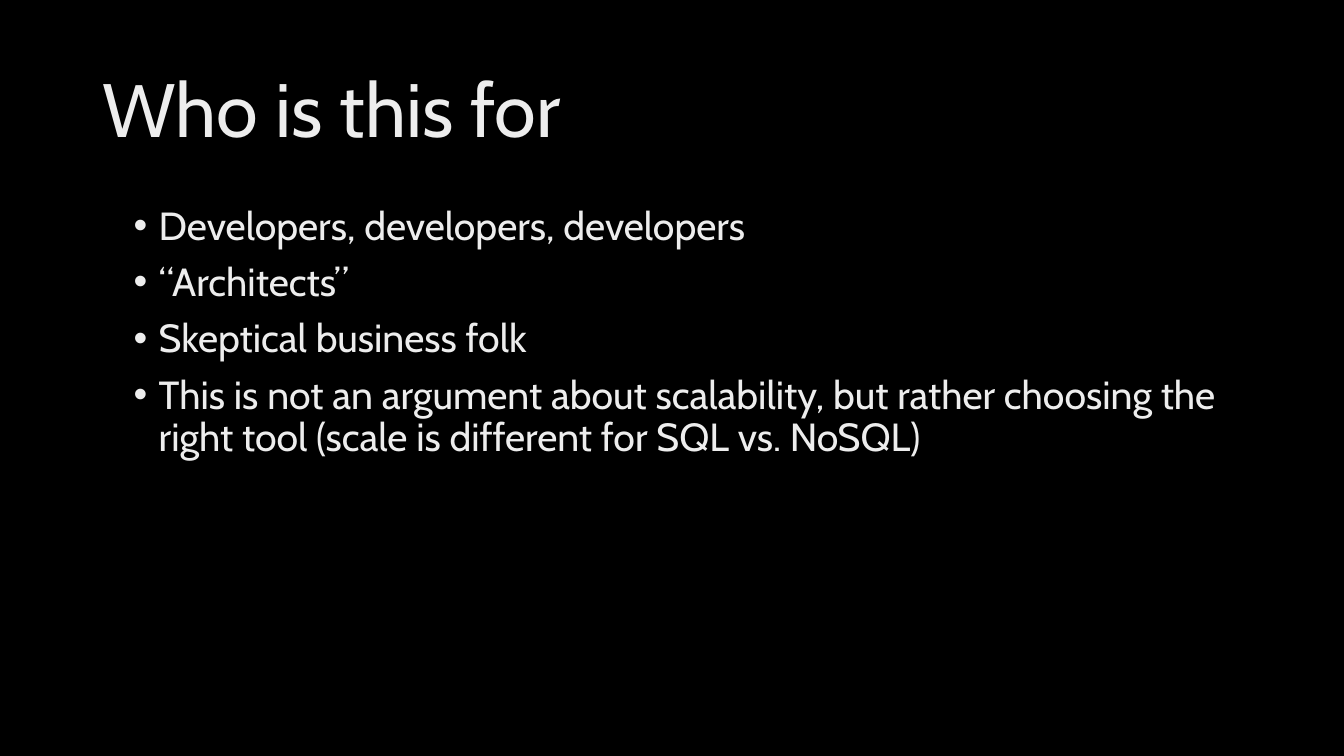
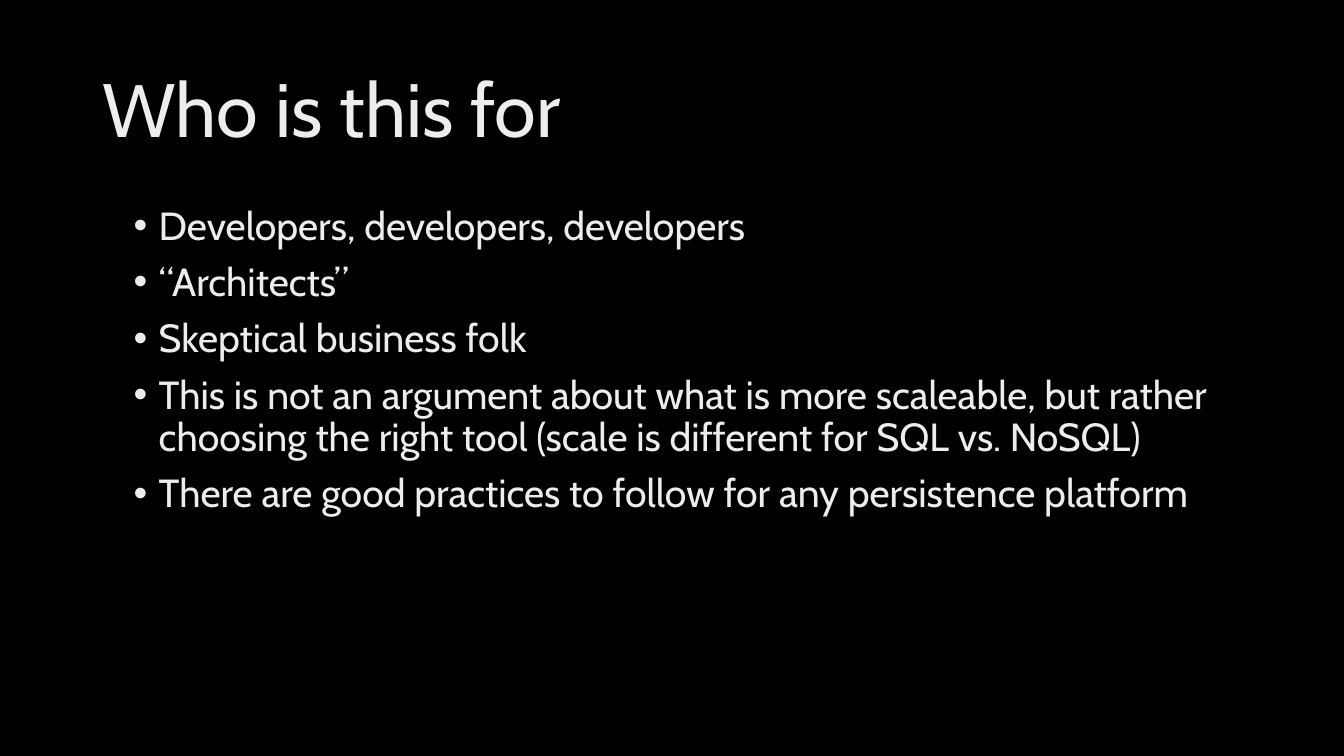
Before and after one commit to jeffputz/presentations, a slide deck: slide 3 of Architecture Without Data Drama.pptx. Drawn at 1344x756 pixels with LibreOffice and Linux fonts; fonts in the diff are those of the drawing; background and template pictures are left out. Boxes give left, top, right and bottom in pixels: in the first picture for what was removed or moved away, otherwise in the second. Text is boxed around its words. In the diff, an @@ line names an element or a change of style, - is before the commit and + after.

```diff
--- a/Architecture Without Data Drama.pptx
+++ b/Architecture Without Data Drama.pptx
@@ text at box(159, 379, 1207, 517): text changed @@
-• This is not an argument about scalability, but rather choosing the right tool (scale is different for SQL vs. NoSQL)
+• This is not an argument about what is more scaleable, but rather choosing the right tool (scale is different for SQL vs. NoSQL)
+• There are good practices to follow for any persistence platform
```
Also in this commit, not shown: 6 other slides changed, 1 slide added, 1 slide removed.
